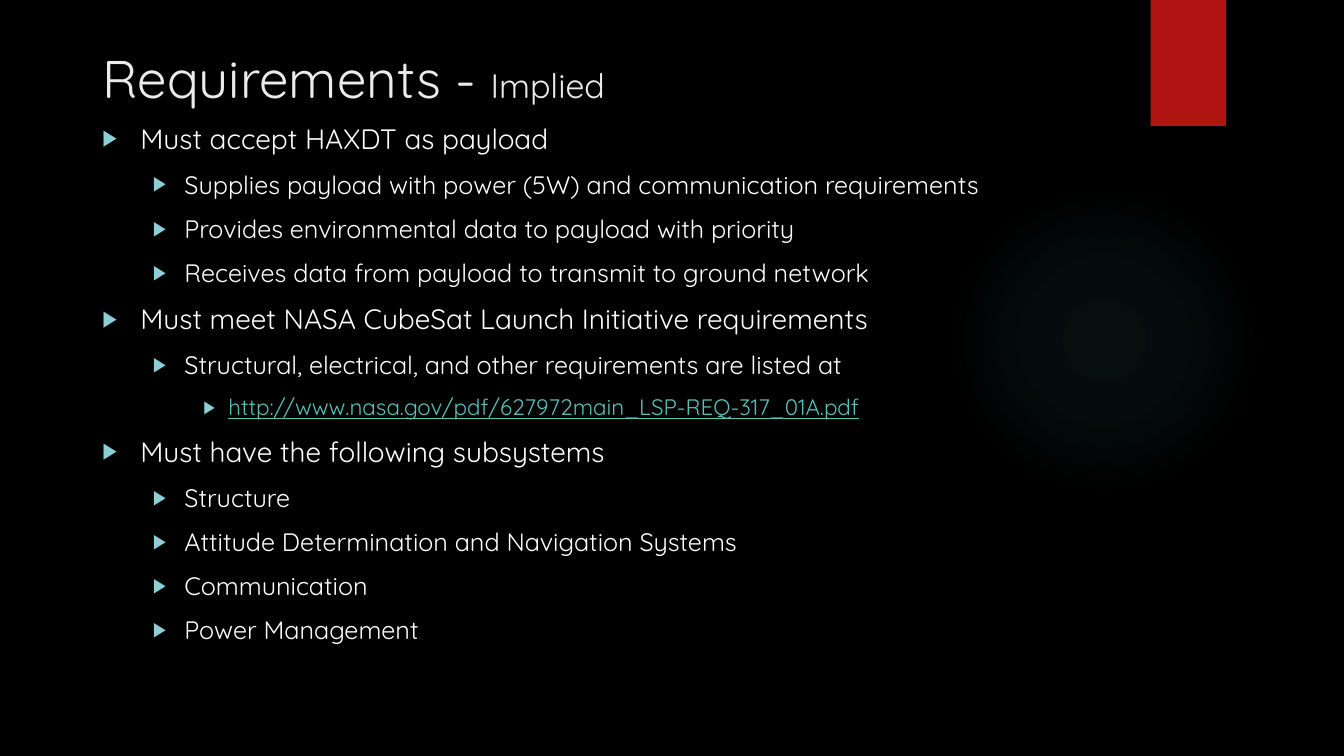
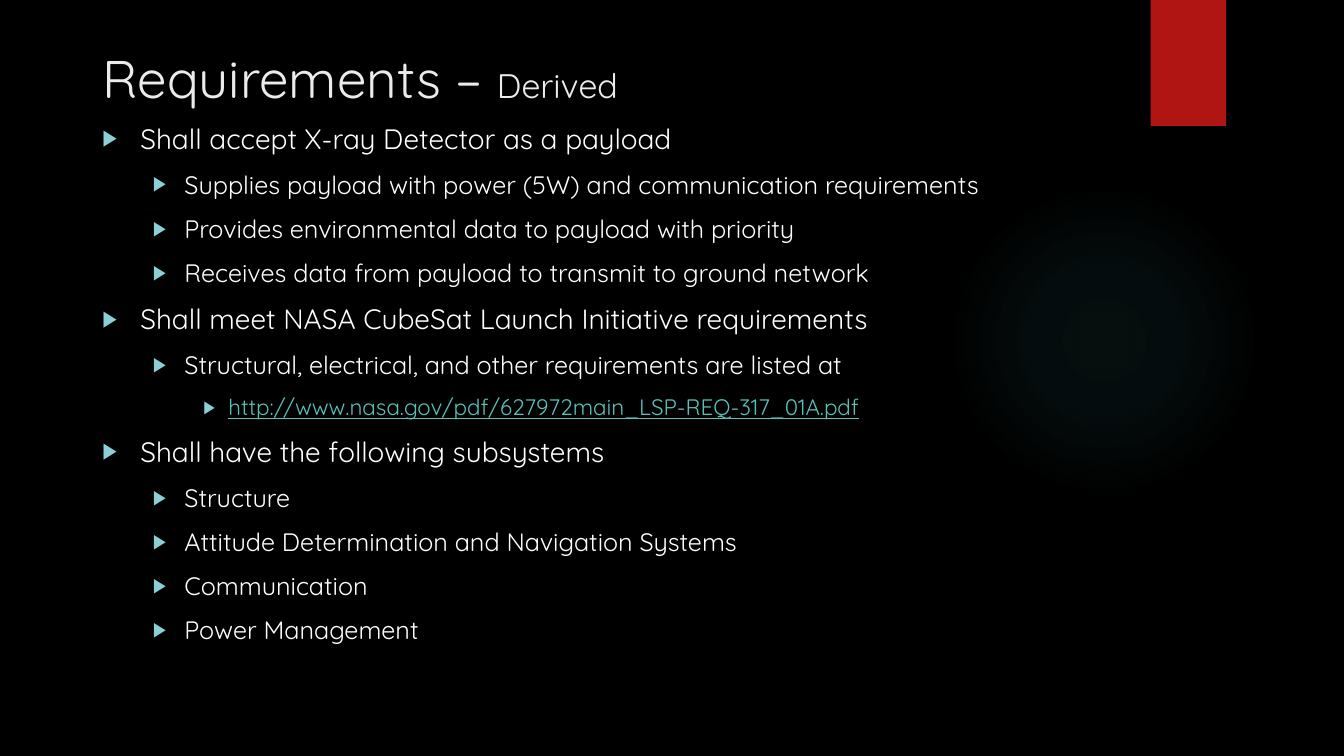
Before and after one commit to HASP-UMN/CubeSat, a slide deck: slide 4 of Presentations/CDR_Presentation.pptx (slide 3 before the commit). Drawn at 1344x756 pixels with LibreOffice and Linux fonts; fonts in the diff are those of the drawing; background and template pictures are left out. Boxes give left, top, right and bottom in pixels: in the first picture for what was removed or moved away, otherwise in the second. Text is boxed around its words. In the diff, an @@ line names an element or a change of style, - is before the commit and + after.

Commit message:
shall, not must

```diff
--- a/Presentations/CDR_Presentation.pptx
+++ b/Presentations/CDR_Presentation.pptx
@@ title at [102, 61, 618, 109]: text changed @@
-Requirements - Implied
+Requirements – Derived
@@ text at [140, 128, 671, 155]: text changed @@
-▶ Must accept HAXDT as payload
+▶ Shall accept X-ray Detector as a payload
@@ text at [140, 308, 868, 335]: text changed @@
-▶ Must meet NASA CubeSat Launch Initiative requirements
+▶ Shall meet NASA CubeSat Launch Initiative requirements
@@ text at [140, 441, 605, 468]: text changed @@
-▶ Must have the following subsystems
+▶ Shall have the following subsystems
```
Also in this commit, not shown: 1 other slide changed.
